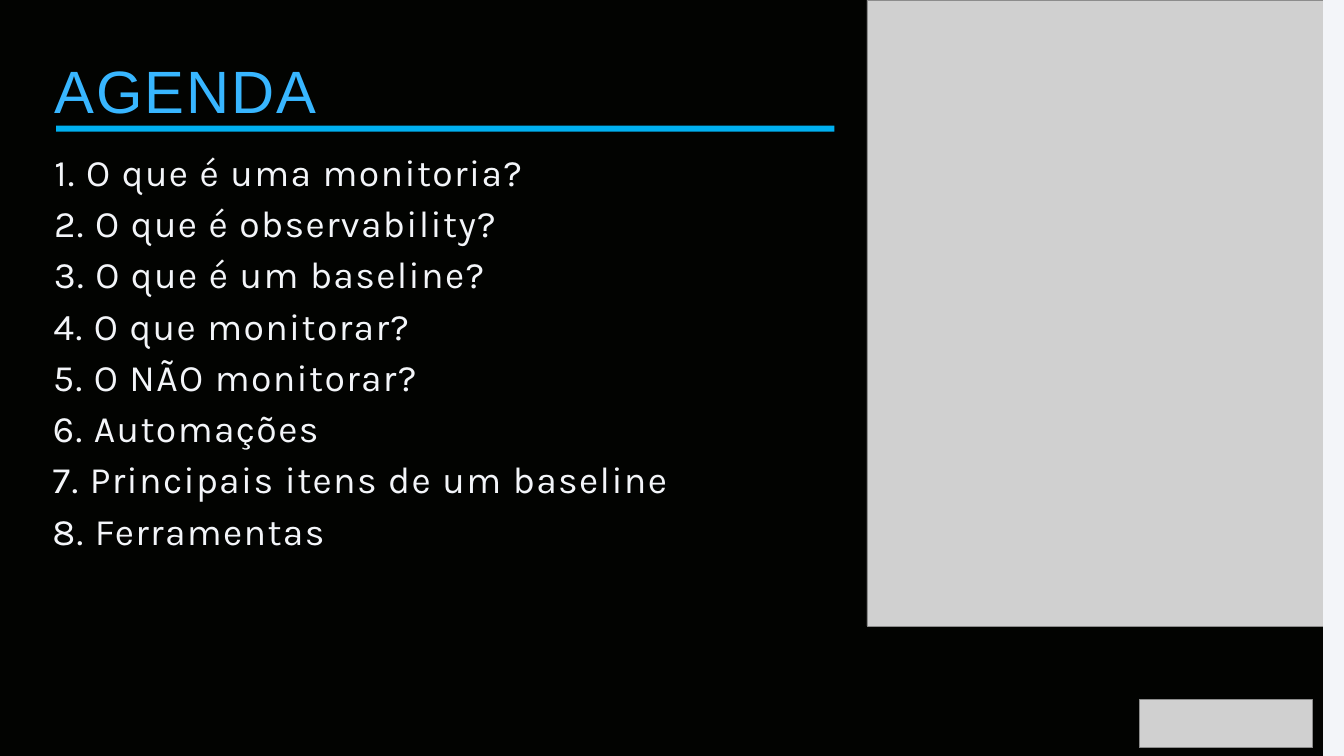
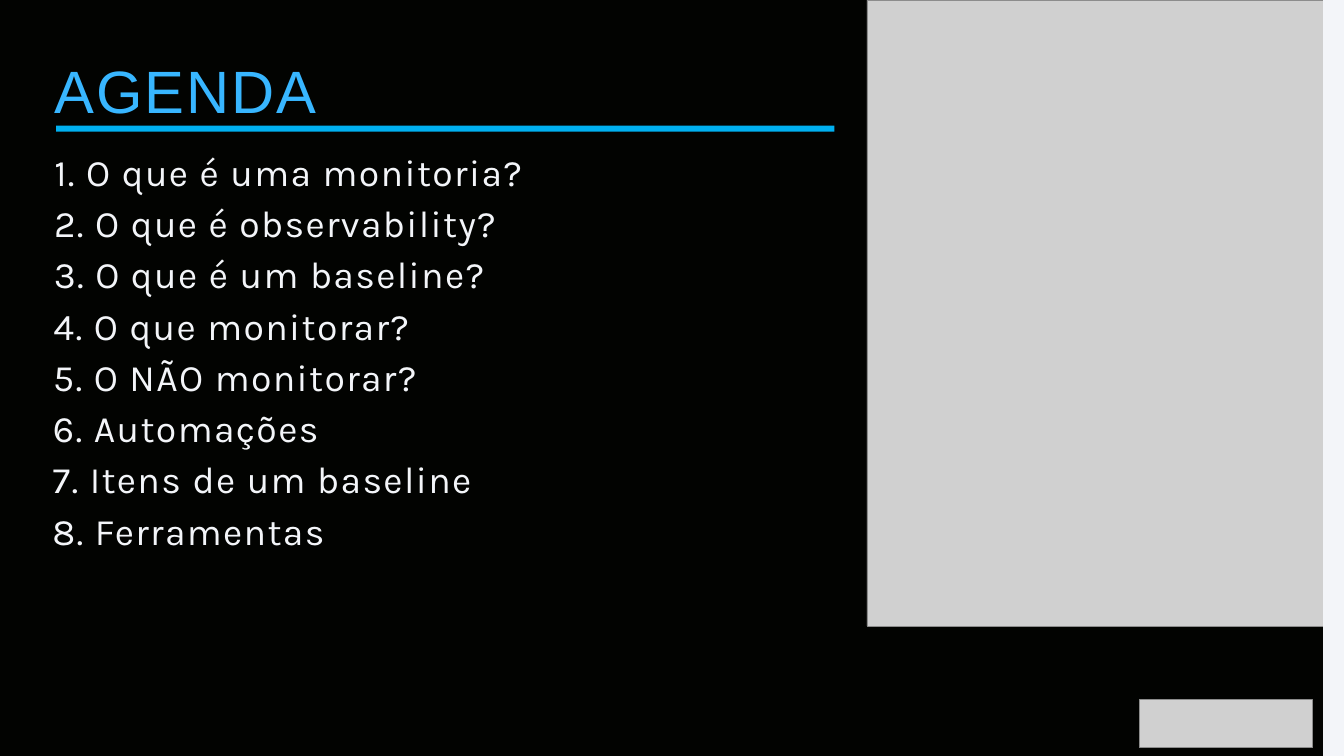
Before and after one commit to datatuning/meetup17_MonitoriaSQLServer, a slide deck: slide 4 of Meetup17_MonitoriaSQLServer.pptx (slide 3 before the commit). Drawn at 1344x756 pixels with LibreOffice and Linux fonts; fonts in the diff are those of the drawing; grey boxes stand for pictures. Boxes give left, top, right and bottom in pixels: in the first picture for what was removed or moved away, otherwise in the second. Text is boxed around its words. In the diff, an @@ line names an element or a change of style, - is before the commit and + after.

```diff
--- a/Meetup17_MonitoriaSQLServer.pptx
+++ b/Meetup17_MonitoriaSQLServer.pptx
@@ text at [53,467,471,494]: text changed @@
-7. Principais itens de um baseline
+7. Itens de um baseline
```
Also in this commit, not shown: 5 slides added, 4 slides removed.
